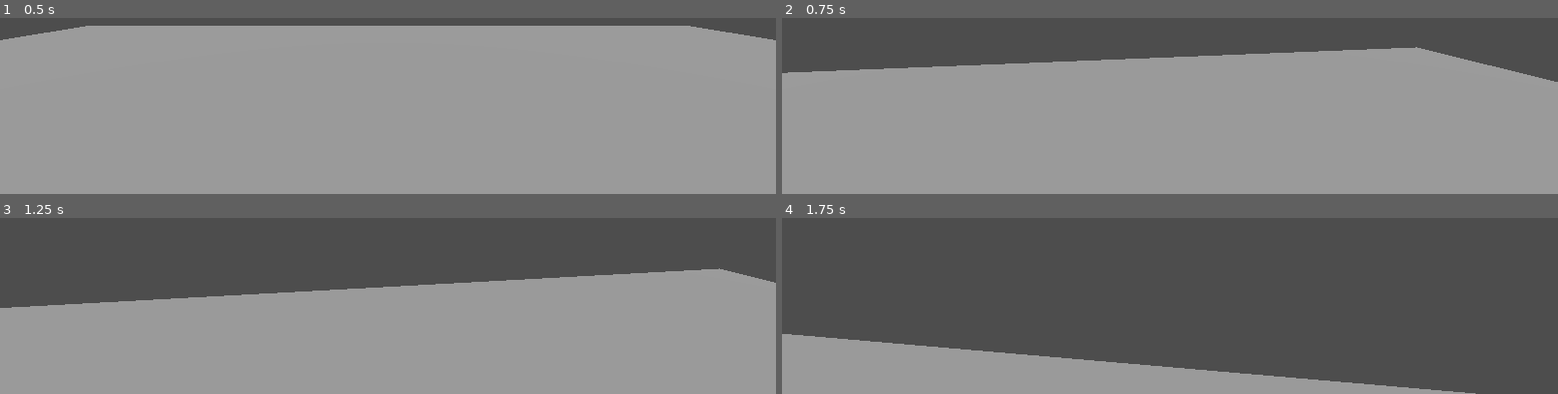
Above: before the commit, frames 1-4 (two rows, left to right).
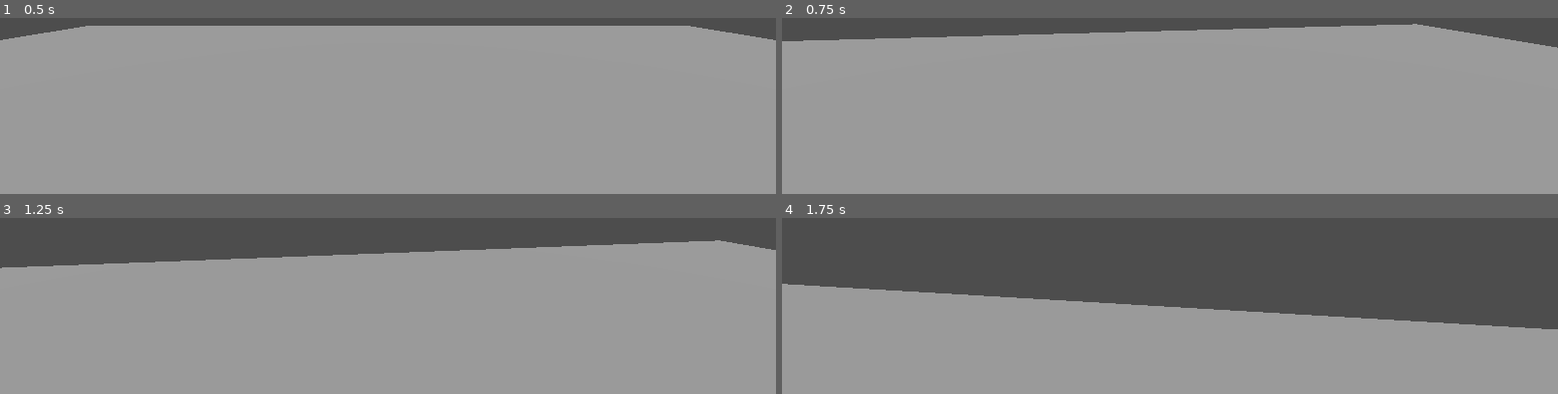
Above: after the commit, the same moments.

Repository: SimoneMicillo/mask-jam-red-devs
Game: Godot game, scene res://MainScene/main.tscn
Two runs of this game, one before a commit and one after it. Both use one fixed random seed, a clock stepped at 60 frames per second and the inputs below. The engine's default icon, where the game draws it, is replaced by a stand-in: a white triangle on a blue panel in a dark square.
Inputs (mouse positions are in pixels of both pictures, inside the frame that each line leads up to):
- Up to frame 1 (0.5 s): no input
- Up to frame 2 (0.75 s): tap Enter (ui_accept) at 0.5, 0.6 s; move the mouse to (outside the picture) at 0.52 s; hold Up (ui_up) from 0.53 s (still down)
- Up to frame 3 (1.25 s): keep holding Up (ui_up); tap Enter (ui_accept) at 0.77, 1.07 s
- Up to frame 4 (1.75 s): keep holding Up (ui_up); move the mouse to (outside the picture) at 1.27 s; tap Enter (ui_accept) at 1.35, 1.52 s

Frame 1 is identical in both runs. In frame 2, 16% of the frame differs, in the area x 0-100%, y 3-37%; in frame 3, 19%; in frame 4, 34%, in the area x 0-100%, y 37-100%.
Error before the commit: Parse Error: Expected indented block after "if" block. (res://MainScene/ui.gd:10)

Commit message:
Sanity system
Implementato fino ad ora:

Movimento giocatore (Solo orizzontale)
Movimento camera (Mouse)
Toggle maschera ON/OFF
Sanity system (Sanity scende se maschera ON)
Game Over screen (retry, quit buttons)

Diff:
--- a/MainScene/main.tscn
+++ b/MainScene/main.tscn
@@ -42,7 +42,7 @@
 script = ExtResource("4_rg2y2")
 
 [node name="sanity" type="Label" parent="UI"]
-visible = false
+modulate = Color(1, 1, 1, 0)
 anchors_preset = 2
 anchor_top = 1.0
 anchor_bottom = 1.0
@@ -52,4 +52,45 @@
 offset_bottom = -17.0
 grow_vertical = 0
 theme_override_constants/outline_size = 5
+theme_override_font_sizes/font_size = 32
 text = "Sanity = "
+
+[node name="GameOver" type="Panel" parent="UI"]
+visible = false
+custom_minimum_size = Vector2(200, 150)
+anchors_preset = 8
+anchor_left = 0.5
+anchor_top = 0.5
+anchor_right = 0.5
+anchor_bottom = 0.5
+offset_left = -100.0
+offset_top = -100.0
+offset_right = 100.0
+offset_bottom = 50.0
+grow_horizontal = 2
+grow_vertical = 2
+
+[node name="vbox" type="VBoxContainer" parent="UI/GameOver"]
+layout_mode = 1
+anchors_preset = 8
+anchor_left = 0.5
+anchor_top = 0.5
+anchor_right = 0.5
+anchor_bottom = 0.5
+offset_left = -20.0
+offset_top = -20.0
+offset_right = 20.0
+offset_bottom = 20.0
+grow_horizontal = 2
+grow_vertical = 2
+
+[node name="retry" type="Button" parent="UI/GameOver/vbox"]
+layout_mode = 2
+text = "Retry"
+
+[node name="quit" type="Button" parent="UI/GameOver/vbox"]
+layout_mode = 2
+text = "Quit"
+
+[connection signal="pressed" from="UI/GameOver/vbox/retry" to="UI" method="_on_retry_pressed"]
+[connection signal="pressed" from="UI/GameOver/vbox/quit" to="UI" method="_on_quit_pressed"]
--- a/MainScene/ui.gd
+++ b/MainScene/ui.gd
@@ -1,12 +1,29 @@
 extends CanvasLayer
 
-@onready var player: CharacterBody3D = $"../Player"
+@onready var player: Player = $"../Player"
 @onready var playerMask : MaskComponent = $"../Player".get_node("MaskComponent")
 
 func _ready() -> void:
-	player.get_node("MaskComponent").sanityChanged.connect(updateSanityUI)
+	playerMask.sanityChanged.connect(updateSanityUI)
+	player.dead.connect(setGameOver)
 
 func updateSanityUI(nVal : float) -> void:
-	if nVal >= playerMask.sanity:
+	$sanity.text = "Sanity = " + str(nVal)
+	if nVal >= playerMask.max_sanity:
+		get_tree().create_tween().tween_property($sanity, "modulate", Color(1.0, 1.0, 1.0, 0.0), .25)
+	elif nVal < playerMask.max_sanity:
+		if nVal <= playerMask.max_sanity / 3:
+			get_tree().create_tween().tween_property($sanity, "modulate", Color(1.0, 0.0, 0.0, 1.0), .25)
+		elif nVal <= playerMask.max_sanity / 2:
+			get_tree().create_tween().tween_property($sanity, "modulate", Color(1.0, 1.0, 0.0, 1.0), .25)
+		else:
+			get_tree().create_tween().tween_property($sanity, "modulate", Color(1.0, 1.0, 1.0, 1.0), .25)
 
-	$sanity.text = "Sanity = " + str(nVal)
+func _on_retry_pressed() -> void:
+	get_tree().reload_current_scene()
+func _on_quit_pressed() -> void:
+	get_tree().quit()
+
+func setGameOver() -> void:
+	$GameOver.show()
+	Input.mouse_mode = Input.MOUSE_MODE_VISIBLE
--- a/Player/camera_component.gd
+++ b/Player/camera_component.gd
@@ -1,26 +1,27 @@
 extends Node
 
 @onready var camera_3d: Camera3D = $"../Camera3D"
-@onready var player: CharacterBody3D = $".."
+@onready var player: Player = $".."
 @export var cam_sens : float = 1
 
 func _input(event: InputEvent) -> void:
-	if event is InputEventMouseMotion:
-		# Trasformiamo la sensibilità in un valore adatto ai radianti
-		# Moltiplichiamo per un valore piccolo (es. 0.005) per un controllo fine
-		var sensitivity = cam_sens * 0.002
+	if !player.isDead:
+		if event is InputEventMouseMotion:
+			# Trasformiamo la sensibilità in un valore adatto ai radianti
+			# Moltiplichiamo per un valore piccolo (es. 0.005) per un controllo fine
+			var sensitivity = cam_sens * 0.002
 
-		# Ruota il giocatore sull'asse Y (sinistra/destra)
-		# Usiamo -= perché solitamente il movimento del mouse è invertito rispetto agli assi
-		player.rotate_y(-event.relative.x * sensitivity)
+			# Ruota il giocatore sull'asse Y (sinistra/destra)
+			# Usiamo -= perché solitamente il movimento del mouse è invertito rispetto agli assi
+			player.rotate_y(-event.relative.x * sensitivity)
 
-		## Se vuoi ruotare la camera su/giù (asse X):
-		#camera_3d.rotate_x(-event.relative.y * sensitivity)
-		# Opzionale: limita la rotazione verticale per non far ribaltare la camera
-		camera_3d.rotation.x = clamp(camera_3d.rotation.x, deg_to_rad(-80), deg_to_rad(80))
+			## Se vuoi ruotare la camera su/giù (asse X):
+			#camera_3d.rotate_x(-event.relative.y * sensitivity)
+			# Opzionale: limita la rotazione verticale per non far ribaltare la camera
+			camera_3d.rotation.x = clamp(camera_3d.rotation.x, deg_to_rad(-80), deg_to_rad(80))
 
-	if Input.is_action_just_pressed("ui_cancel"):
-		if Input.mouse_mode == Input.MOUSE_MODE_VISIBLE:
-			Input.mouse_mode = Input.MOUSE_MODE_CAPTURED
-		else:
-			Input.mouse_mode = Input.MOUSE_MODE_VISIBLE
+		if Input.is_action_just_pressed("ui_cancel"):
+			if Input.mouse_mode == Input.MOUSE_MODE_VISIBLE:
+				Input.mouse_mode = Input.MOUSE_MODE_CAPTURED
+			else:
+				Input.mouse_mode = Input.MOUSE_MODE_VISIBLE
--- a/Player/mask_component.gd
+++ b/Player/mask_component.gd
@@ -7,22 +7,30 @@
 var isMaskActive : bool = false
 
 @export_category("Sanity Stats")
-
 @export var max_sanity : float = 100.0
 var sanity : float
-@export var reduceSanityAmount : float = 10.0
+@export var reduceSanityAmount : float = 1.0
 
 func _ready() -> void:
 	sanity = max_sanity
 
 func setMaskActive() -> void:
 	isMaskActive = true
-	timer.start()
-
 func setMaskInactive() -> void:
 	isMaskActive = false
-	timer.stop()
 
+@onready var player: Player = $".."
 func _on_timer_timeout() -> void:
-	sanity -= reduceSanityAmount
+	if isMaskActive:
+		if sanity > 0:
+			sanity -= reduceSanityAmount
+		elif sanity <= 0:
+			player.setDead(true) #BUONO
+
+			#OPPURE ALTRO METODO
+			#get_parent().setDead(true) #Get_parent prende il padre ("Player") BRUTTO
+	#Gestione incremento sanity SE player non ha maschera ON
+	#else:
+		#if sanity < 100:
+			#sanity += reduceSanityAmount
 	sanityChanged.emit(sanity)
--- a/Player/player.gd
+++ b/Player/player.gd
@@ -1,33 +1,37 @@
 extends CharacterBody3D
+class_name Player
 
 const SPEED = 5.0
-const JUMP_VELOCITY = 4.5
+var isDead : bool = false
 
 func _physics_process(delta: float) -> void:
-	# Add the gravity.
-	if not is_on_floor():
-		velocity += get_gravity() * delta
+	if !isDead:
+		# Add the gravity.
+		if not is_on_floor():
+			velocity += get_gravity() * delta
 
-	# Handle jump.
-	if Input.is_action_just_pressed("ui_accept") and is_on_floor():
-		velocity.y = JUMP_VELOCITY
+		# Get the input direction and handle the movement/deceleration.
+		# As good practice, you should replace UI actions with custom gameplay actions.
+		var input_dir := Input.get_vector("ui_left", "ui_right", "ui_up", "ui_down")
+		var direction := (transform.basis * Vector3(input_dir.x, 0, input_dir.y)).normalized()
+		if direction:
+			velocity.x = direction.x * SPEED
+			velocity.z = direction.z * SPEED
+		else:
+			velocity.x = move_toward(velocity.x, 0, SPEED)
+			velocity.z = move_toward(velocity.z, 0, SPEED)
 
-	# Get the input direction and handle the movement/deceleration.
-	# As good practice, you should replace UI actions with custom gameplay actions.
-	var input_dir := Input.get_vector("ui_left", "ui_right", "ui_up", "ui_down")
-	var direction := (transform.basis * Vector3(input_dir.x, 0, input_dir.y)).normalized()
-	if direction:
-		velocity.x = direction.x * SPEED
-		velocity.z = direction.z * SPEED
-	else:
-		velocity.x = move_toward(velocity.x, 0, SPEED)
-		velocity.z = move_toward(velocity.z, 0, SPEED)
+		move_and_slide()
 
-	move_and_slide()
+func _input(_event: InputEvent) -> void:
+	if !isDead:
+		if Input.is_action_just_pressed("ui_accept"):
+			if $MaskComponent.isMaskActive:
+				$MaskComponent.setMaskInactive()
+			else:
+				$MaskComponent.setMaskActive()
 
-func _input(event: InputEvent) -> void:
-	if Input.is_action_just_pressed("ui_accept"):
-		if $MaskComponent.isMaskActive:
-			$MaskComponent.setMaskInactive()
-		else:
-			$MaskComponent.setMaskActive()
+signal dead
+func setDead(val : bool) -> void:
+	isDead = val
+	dead.emit()
--- a/Player/player.tscn
+++ b/Player/player.tscn
@@ -27,6 +27,7 @@
 script = ExtResource("3_btcbx")
 
 [node name="Timer" type="Timer" parent="MaskComponent"]
-wait_time = 2.5
+wait_time = 3.0
+autostart = true
 
 [connection signal="timeout" from="MaskComponent/Timer" to="MaskComponent" method="_on_timer_timeout"]
